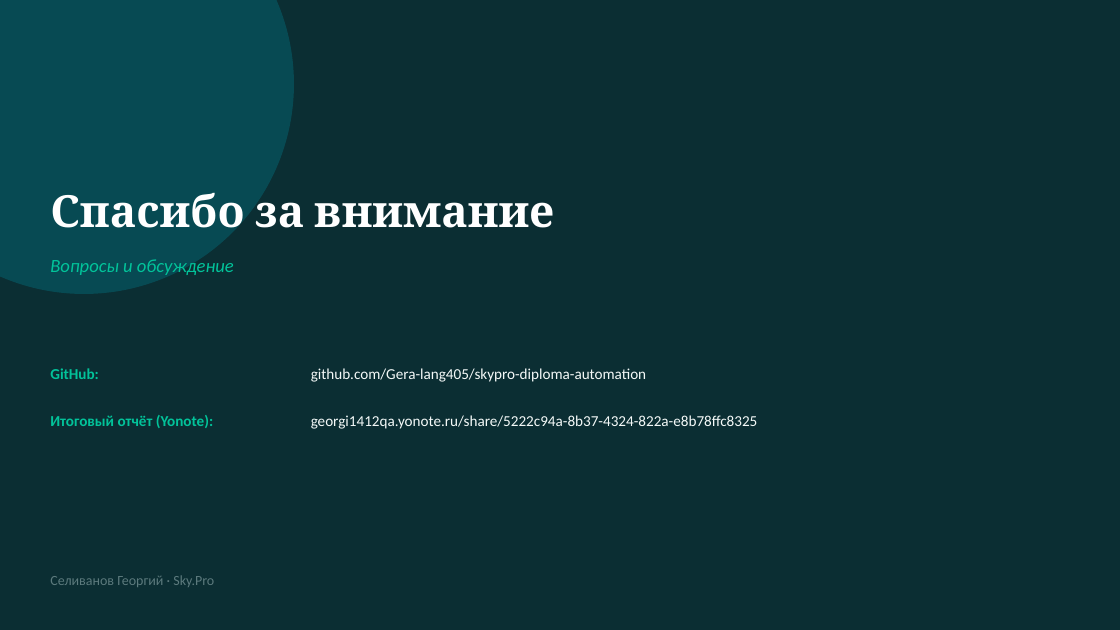
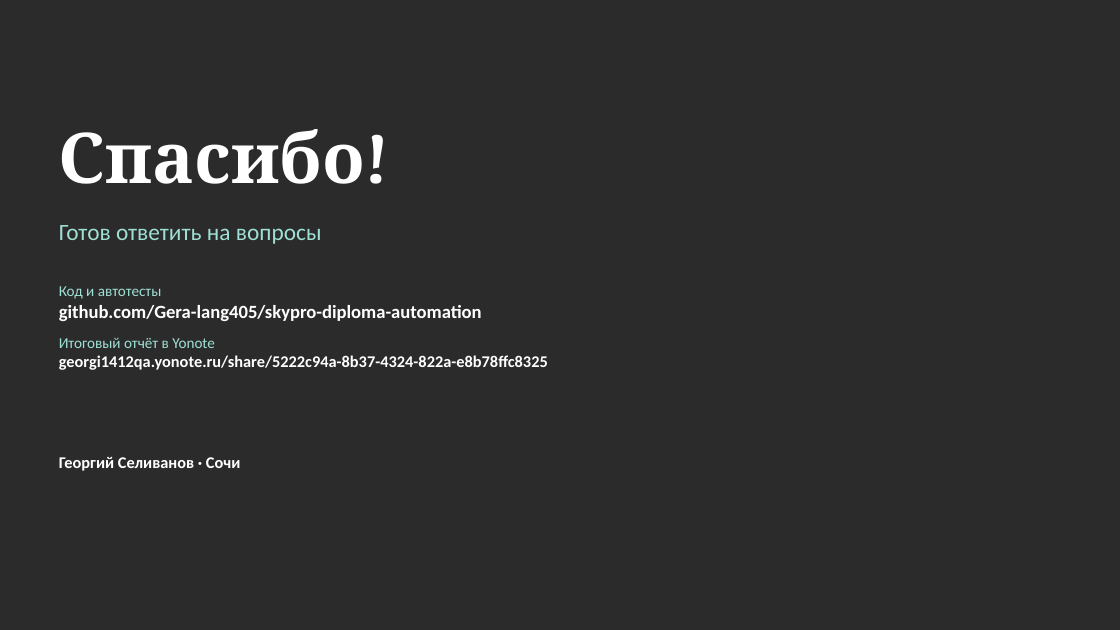
Before and after one commit to Gera-lang405/skypro-diploma-automation, a slide deck: slide 14 of diploma_presentation.pptx. Drawn at 1120x630 pixels with LibreOffice and Linux fonts; fonts in the diff are those of the drawing; background and template pictures are left out; a plain dark background stands for a picture behind light text. Boxes give left, top, right and bottom in pixels: in the first picture for what was removed or moved away, otherwise in the second. Text is boxed around its words. In the diff, an @@ line names an element or a change of style, - is before the commit and + after.

```diff
--- a/diploma_presentation.pptx
+++ b/diploma_presentation.pptx
@@ background #0B2E33 to picture (left out) @@
@@ ellipse removed at (x1=0, y1=0, x2=294, y2=294) @@
@@ text at (x1=59, y1=129, x2=366, y2=184): text changed; size 38 to 60 pt @@
-Спасибо за внимание
+Спасибо!
@@ text added at (x1=59, y1=225, x2=322, y2=244), 20 pt, text #9FE0D4 @@
+Готов ответить на вопросы
@@ text removed at (x1=50, y1=259, x2=234, y2=275) @@
-Вопросы и обсуждение
@@ text at (x1=59, y1=286, x2=482, y2=348): paragraphs added @@
+Код и автотесты
+github.com/Gera-lang405/skypro-diploma-automation
+Итоговый отчёт в Yonote
@@ text "Код и автотесты" moved from (x1=311, y1=415, x2=758, y2=429) to (x1=59, y1=286, x2=548, y2=370) @@
@@ text "Код и автотесты" at (x1=59, y1=286, x2=548, y2=370): vertical alignment middle to top @@
@@ text at (x1=59, y1=355, x2=548, y2=370): size 13 to 14 pt, text colour #F4F9F8 to #FFFFFF, bold on in "georgi1412qa.yonote.ru/share/5222c94a-8b37-4324-822a-e8b78ff ..." @@
@@ text removed at (x1=50, y1=368, x2=99, y2=379) @@
-GitHub:
@@ text removed at (x1=311, y1=368, x2=646, y2=382) @@
-github.com/Gera-lang405/skypro-diploma-automation
@@ text removed at (x1=50, y1=415, x2=213, y2=428) @@
-Итоговый отчёт (Yonote):
@@ text added at (x1=59, y1=457, x2=241, y2=471), 14 pt, text #FFFFFF, bold @@
+Георгий Селиванов · Сочи
@@ text removed at (x1=50, y1=575, x2=214, y2=587) @@
-Селиванов Георгий · Sky.Pro
```
Also in this commit, not shown: 12 other slides changed, 1 slide added, 1 slide removed.
